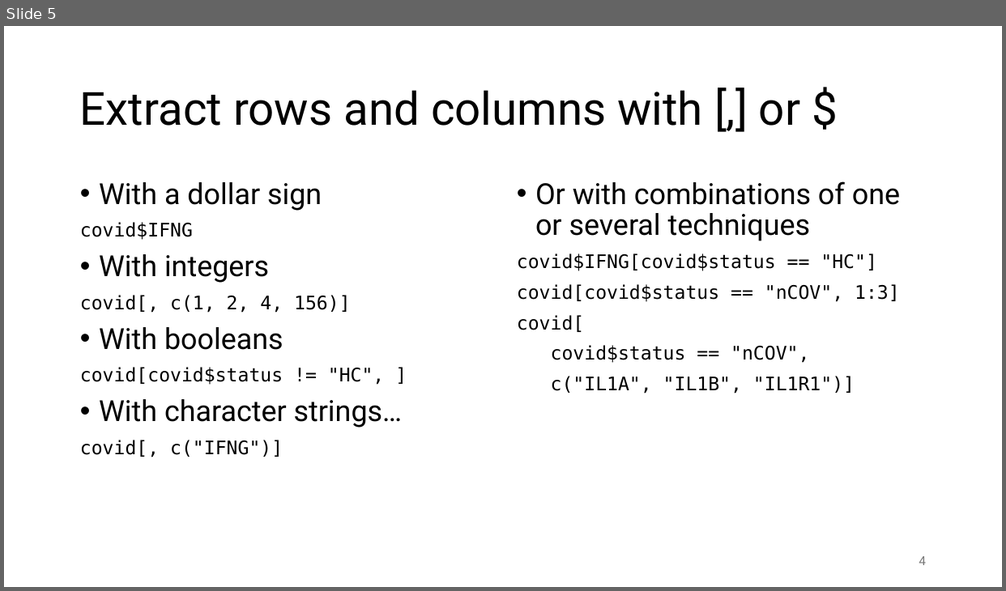
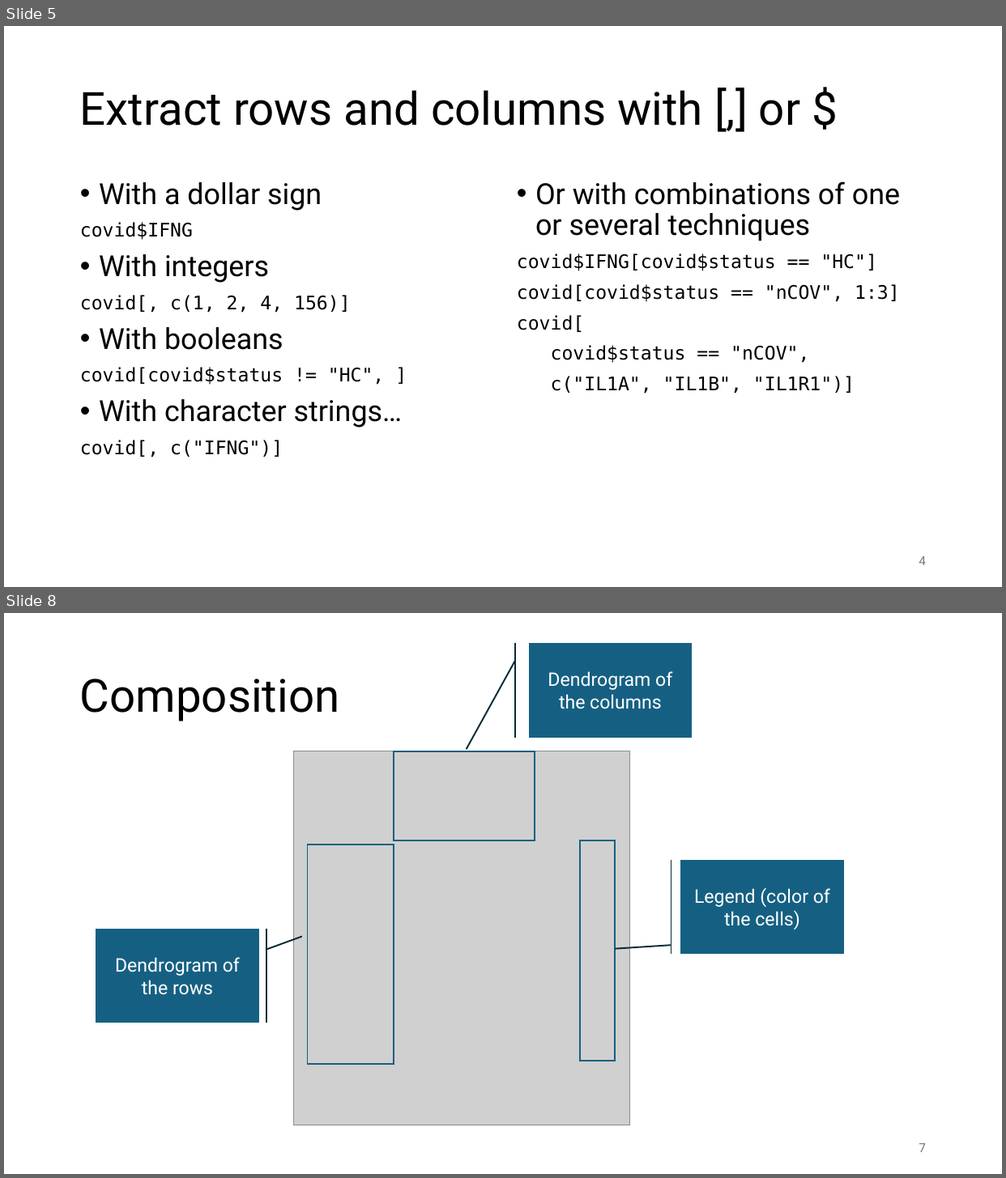
Before and after one commit to IFB-ElixirFr/EBIII_N2, a slide deck: 01R/01_complements.pptx. Shown one above the other, each under a label of ours: slide 5 before the commit, slides 5 and 8 after it; the slides between them are not shown. The pictures are 1006x591 and 1006x1178 pixels, drawn with LibreOffice and Linux fonts; fonts in the diff are those of the drawing; grey boxes stand for pictures. Boxes give left, top, right and bottom in pixels: in the first picture for what was removed or moved away, otherwise in the second. Text is boxed around its words. In the diff, an @@ line names an element or a change of style, - is before the commit and + after.

```diff
--- a/01R/01_complements.pptx
+++ b/01R/01_complements.pptx
@@ slide 8 added at <box>4,613,1002,1174</box>, background #FFFFFF @@
@@ accent callout added at <box>529,643,692,737</box>, fill #156082, outline #092A39 1.5 pt, 18 pt, text #FFFFFF @@
+Dendrogram of the columns
@@ title added at <box>80,679,340,722</box>, 44 pt, text #000000 @@
+Composition
@@ picture added at <box>294,752,630,1126</box> @@
@@ rectangle added at <box>394,752,534,841</box>, outline #156082 1.5 pt @@
@@ rectangle added at <box>307,845,394,1064</box>, outline #156082 1.5 pt @@
@@ rectangle added at <box>581,841,615,1061</box>, outline #156082 1.5 pt @@
@@ accent callout added at <box>681,860,844,954</box>, fill #156082, outline #092A39 1.5 pt, 18 pt, text #FFFFFF @@
+Legend (color of the cells)
@@ accent callout added at <box>96,929,259,1023</box>, fill #156082, outline #092A39 1.5 pt, 18 pt, text #FFFFFF @@
+Dendrogram of the rows
@@ page number added at <box>918,1144,926,1152</box>, 12 pt, text #797979 @@
+7
```
Also in this commit, not shown: 3 other slides added, 27 other files.
